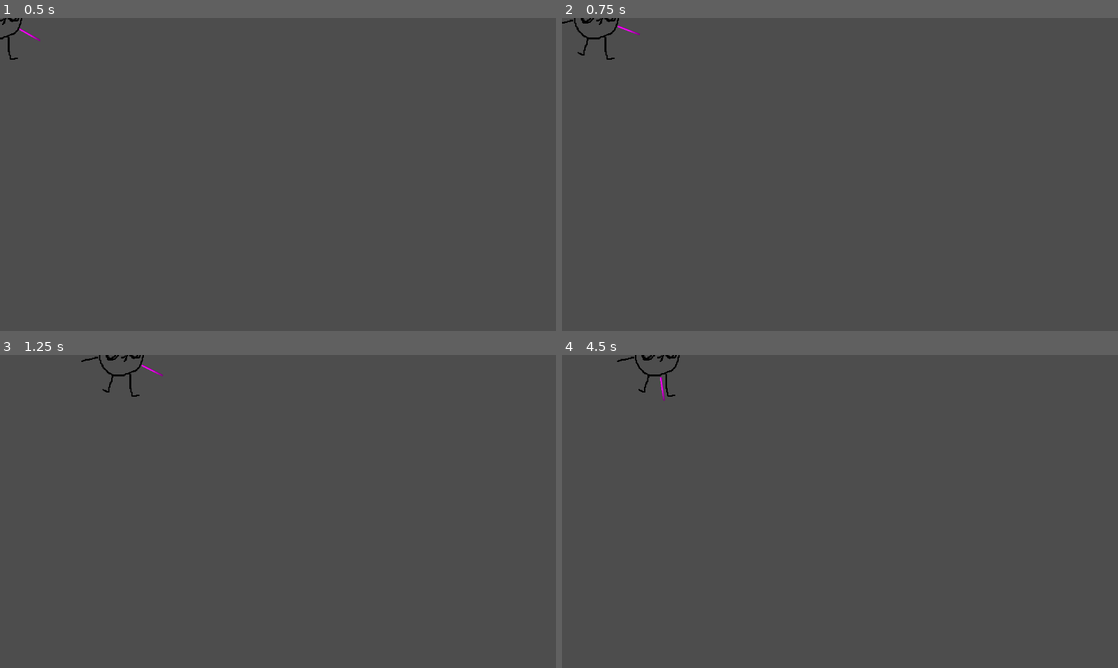
Above: before the commit, frames 1-4 (two rows, left to right).
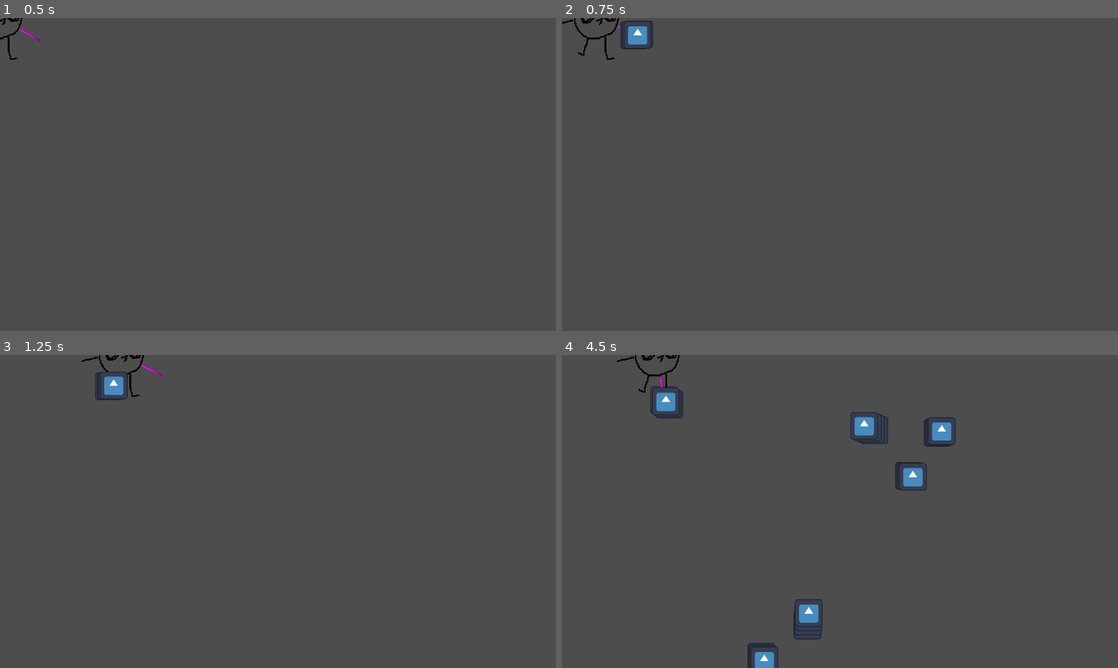
Above: after the commit, the same moments.

Repository: kicconsu/dos-siete-tres
Game: Godot game, scene res://scenes/woods.tscn
Same seed, same stepped clock (60 frames per second), same inputs: the game is played once before the commit and once after it. The project has no main scene, so this scene is started directly.
Inputs (mouse positions are in pixels of both pictures, inside the frame that each line leads up to):
- Up to frame 1 (0.5 s): no input
- Up to frame 2 (0.75 s): tap Enter at 0.5 s; move the mouse to (962, 158) at 0.52 s; hold D (move_right) from 0.53 s (still down); click (962, 158) at 0.67 s
- Up to frame 3 (1.25 s): keep holding D (move_right)
- Up to frame 4 (4.5 s): move the mouse to (728, 527) at 1.27 s; release D (move_right) at 1.28 s; hold S (move_down) 1.28-2.03 s; click (728, 527) at 1.42 s; move the mouse to (895, 442) at 2.02 s; hold D (move_right) 2.03-2.78 s; click (895, 442) at 2.17 s; move the mouse to (812, 574) at 2.77 s; hold W (move_up) 2.78-3.53 s; click (812, 574) at 2.92 s; move the mouse to (1006, 558) at 3.52 s; hold A (move_left) from 3.53 s (still down); click (1006, 558) at 3.67 s; move the mouse to (673, 464) at 4.27 s; click (673, 464) at 4.42 s

Frame 1 is identical in both runs. In frame 2, 0.3% of the frame differs, in the area x 10-17%, y 0-10%; in frame 3, 0.4%; in frame 4, 2.2%, in the area x 15-71%, y 10-100%.
Error after the commit: Attempted to free a locked object (calling or emitting). (res://scripts/bullet_controller.gd:44)

Commit message:
disparo implementado

Diff:
--- a/project.godot
+++ b/project.godot
@@ -12,7 +12,7 @@
 
 config/name="DOS::SIETE::TRES"
 config/features=PackedStringArray("4.5", "Forward Plus")
-config/icon="res://icon.svg"
+config/icon="res://textures/icon.svg"
 
 [display]
 
--- a/scenes/bullet.tscn
+++ b/scenes/bullet.tscn
@@ -11,6 +11,7 @@
 collision_layer = 2
 collision_mask = 0
 script = ExtResource("1_mkf8s")
+SPRITE = "uid://bods45o7vlbx6"
 
 [node name="BulletSprite" type="Sprite2D" parent="."]
 texture_filter = 1
@@ -19,3 +20,8 @@
 
 [node name="CollisionShape2D" type="CollisionShape2D" parent="."]
 shape = SubResource("RectangleShape2D_mkf8s")
+
+[node name="LifeTimer" type="Timer" parent="."]
+one_shot = true
+
+[connection signal="timeout" from="LifeTimer" to="." method="_on_life_timer_timeout"]
--- a/scenes/player.tscn
+++ b/scenes/player.tscn
@@ -1,13 +1,11 @@
-[gd_scene load_steps=6 format=3 uid="uid://co7ejxoerse8a"]
+[gd_scene load_steps=5 format=3 uid="uid://co7ejxoerse8a"]
 
 [ext_resource type="Script" uid="uid://cfivyjn00lbp" path="res://scripts/player_controller.gd" id="1_3vyb7"]
 [ext_resource type="Texture2D" uid="uid://vgg46neonug5" path="res://textures/player.png" id="2_g2els"]
-[ext_resource type="Script" uid="uid://c8dlhe1jtkcii" path="res://scripts/wpn_controller.gd" id="3_qhqgy"]
+[ext_resource type="PackedScene" uid="uid://3jwxt5nouwdn" path="res://scenes/player_wpn.tscn" id="3_qhqgy"]
 
 [sub_resource type="RectangleShape2D" id="RectangleShape2D_g2els"]
 size = Vector2(90, 90)
-
-[sub_resource type="PlaceholderTexture2D" id="PlaceholderTexture2D_qhqgy"]
 
 [node name="Player" type="CharacterBody2D"]
 script = ExtResource("1_3vyb7")
@@ -21,10 +19,6 @@
 scale = Vector2(1.6363636, 1.6363637)
 texture = ExtResource("2_g2els")
 
-[node name="Arm" type="Node2D" parent="."]
-script = ExtResource("3_qhqgy")
-
-[node name="PlaceHolderWpn" type="Sprite2D" parent="Arm"]
-position = Vector2(0, 79)
-scale = Vector2(4, 54)
-texture = SubResource("PlaceholderTexture2D_qhqgy")
+[node name="Arm" parent="." instance=ExtResource("3_qhqgy")]
+BULLET_SPRITE = "uid://bods45o7vlbx6"
+BULLET_SPEED = 3.0
--- /dev/null
+++ b/scenes/player_wpn.tscn
@@ -0,0 +1,17 @@
+[gd_scene load_steps=3 format=3 uid="uid://3jwxt5nouwdn"]
+
+[ext_resource type="Script" uid="uid://c8dlhe1jtkcii" path="res://scripts/wpn_controller.gd" id="1_ega3w"]
+
+[sub_resource type="PlaceholderTexture2D" id="PlaceholderTexture2D_qhqgy"]
+
+[node name="Arm" type="Node2D"]
+script = ExtResource("1_ega3w")
+BULLET_LIFE = 0.5
+
+[node name="WpnSprite" type="Sprite2D" parent="."]
+position = Vector2(0, 79)
+scale = Vector2(4, 54)
+texture = SubResource("PlaceholderTexture2D_qhqgy")
+
+[node name="Barrel" type="Node2D" parent="."]
+position = Vector2(0, 105)
--- a/scripts/bullet_controller.gd
+++ b/scripts/bullet_controller.gd
@@ -16,9 +16,18 @@
 var SPEED := 0.0
 
 @export
+var LIFE := 0.0
+
+@export
 var DIRECTION := Vector2(0, 1)
 
 func _ready() -> void:
+	upd8_graphics()
+	$LifeTimer.wait_time = LIFE
+	$LifeTimer.start()
+
+
+func upd8_graphics() -> void:
 	if SPRITE:
 		var tex_resource := load(SPRITE)
 		$BulletSprite.texture = tex_resource
@@ -29,3 +38,7 @@
 	var move_vec := SPEED*DIRECTION
 
 	position += move_vec
+
+
+func _on_life_timer_timeout() -> void:
+	self.free()
--- a/scripts/wpn_controller.gd
+++ b/scripts/wpn_controller.gd
@@ -1,5 +1,56 @@
 extends Node2D
+# Escena que representa un arma abstracta. Todos los atributos tienen que ser definidos
+# al momento de ser instanciada el arma.
+@export_category("Propiedades de arma")
+@export_file()
+var SPRITE
+
+@export
+var SCALE := Vector2(1.0, 1.0)
+
+@export
+var BARREL_POS := Vector2(0.0, 105.0)
+
+@export_category("Propiedades de bala")
+@export_file
+var BULLET_SPRITE
+
+@export
+var BULLET_SCALE := Vector2(0.5, 0.5)
+
+@export
+var BULLET_SPEED := 1.0
+
+@export
+var BULLET_LIFE := 1.0
+
+var bullet:PackedScene
+
+func _ready() -> void:
+	bullet = preload("res://scenes/bullet.tscn")
+	setup_attributes()
+
+func setup_attributes() -> void:
+	#Actualizar la textura y la escala de acuerdo a los atributos
+	if SPRITE:
+		var tex_resource := load(SPRITE)
+		$WpnSprite.texture = tex_resource
+		$WpnSprite.scale = SCALE
+
+	$Barrel.position = BARREL_POS
 
 func _process(_delta: float) -> void:
 	look_at(get_global_mouse_position())
 	rotation_degrees -= 90
+
+
+	if Input.is_mouse_button_pressed(MOUSE_BUTTON_LEFT):
+		var bullet_instance := bullet.instantiate()
+		bullet_instance.SPRITE = BULLET_SPRITE
+		bullet_instance.SCALE = BULLET_SCALE
+		bullet_instance.SPEED = BULLET_SPEED
+		var dir_vec:Vector2 = $Barrel.get_global_position().direction_to(get_global_mouse_position())
+		bullet_instance.DIRECTION = dir_vec
+		bullet_instance.LIFE = BULLET_LIFE
+		bullet_instance.global_position = $Barrel.get_global_position()
+		get_tree().root.add_child(bullet_instance)
Renamed: icon.svg -> textures/icon.svg
Not shown, changed: textures/icon.svg.import
